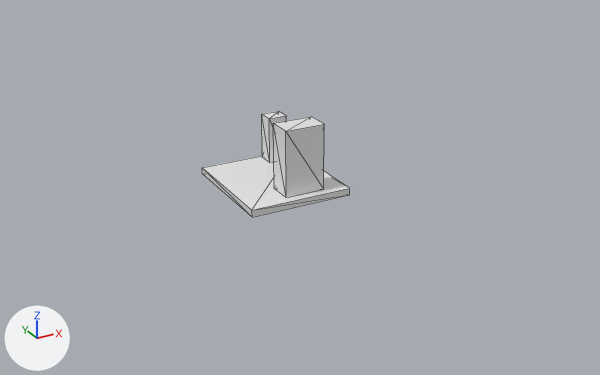
The glTF model level/level.glb: old version first, new version second.
The view is the same before and after, from a 50 mm lens placed at (-39.8, -82.5, 39.2), pointed at (2.1, -6.4, 1.1). The lights are fixed; the arrows at lower left show +X, +Y and +Z. The older version comes first. Mesh edges are drawn as thin lines. Where no turn or scale is listed for an object, it has been applied to the vertices. Vertices at exactly the same position are counted once.

Before the edit, the objects in view are built like this:
```python
me_cube_001 = bpy.data.meshes.new('Cube.001')
me_cube_001.from_pydata(...)  # a box spanning x -6.21..6.21, y -6.93..6.93, z -0.42..0.42
me_cube_002 = bpy.data.meshes.new('Cube.002')
me_cube_002.from_pydata(...)  # a box spanning x -2.4..2.4, y -1.48..1.48, z -3.94..3.94
# before: 1 (-2.4, -1.48, 3.94) at pixel (285, 131), 3 (-2.4, 1.48, 3.94) at pixel (273, 123), 5 (2.4, -1.48, 3.94) at pixel (324, 124), 7 (2.4, 1.48, 3.94) at pixel (311, 116)
me_cube_003 = bpy.data.meshes.new('Cube.003')
me_cube_003.from_pydata(...)  # a box spanning x -1.18..1.18, y -1.02..1.02, z -2.85..2.85
ob_cube = bpy.data.objects.new('Cube', me_cube_001)
ob_cube.location = (1.15, -1.69, 0.42)
ob_cube_001 = bpy.data.objects.new('Cube.001', me_cube_002)
ob_cube_001.location = (2.14, -6.05, 4.78)
ob_cube_002 = bpy.data.objects.new('Cube.002', me_cube_003)
ob_cube_002.location = (4.02, 3.71, 3.68)
```
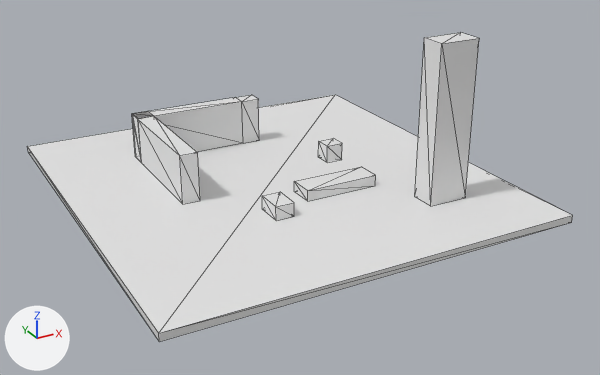
Pixel boxes (x1, y1, x2, y2) of what changed, in the pictures (600 x 375 px):
'Cube', rescaled
    before: (202, 156, 350, 217)
    after: (27, 95, 573, 342)
'Cube.001', reshaped, moved (25% wider, 112% taller)
    before: (273, 117, 324, 198)
    after: (415, 33, 479, 206)
'Cube.002', reshaped, moved
    before: (262, 111, 286, 163)
    after: (135, 95, 259, 152)
'Cube.003', added
    after: (132, 111, 200, 204)
'Cube.006', added
    after: (294, 167, 376, 201)
'Cube.005', added
    after: (262, 192, 294, 221)
'Cube.004', added
    after: (318, 138, 342, 163)
part 2 of me_cube_003, built on
    before: (262, 115, 270, 163)
    after: (135, 98, 243, 152)

What the commit changed:
me_cube_002 is used by ob_cube_001; location (2.14, -6.05, 4.78).
me_cube_002 had 8 vertices, 12 faces and spanned x -2.4..2.4, y -1.48..1.48, z -3.94..3.94.
me_cube_002 now has 8 vertices, 12 faces and spans x -2.4..2.4, y -1.48..1.48, z -3.94..14.07.
Part 1, on me_cube_002:
Vertices 1, 3, 5, 7 of me_cube_002 move by (0.0, 0.0, 10.13).
me_cube_003 is used by ob_cube_002; location (4.02, 3.71, 3.68).
me_cube_003 had 8 vertices, 12 faces and spanned x -1.18..1.18, y -1.02..1.02, z -2.85..2.85.
me_cube_003 now has 12 vertices, 20 faces and spans x -14.97..1.18, y -1.02..1.02, z -2.85..2.85.
Part 2, on me_cube_003:
2 faces are deleted.
4 vertices are added at (-14.97, 1.02, -2.85), (-14.97, -1.02, -2.85), (-14.97, -1.02, 2.85), (-14.97, 1.02, 2.85).
10 new faces join them.
Mesh me_cube_008 is new.
It is a box spanning x -4.49..4.49, y -1.53..1.53, z -0.64..0.64.
Mesh me_cube_007 is new.
It is a box spanning x -1.1..1.1, y -1.62..1.62, z -0.8..0.8.
Mesh me_cube_005 is new.
It is a box spanning x -1.0..1.0, y -1.0..1.0, z -1.0..1.0.
Mesh me_cube_004 is new.
It has 12 vertices, 20 faces and spans x -1.0..1.0, y -15.0..1.2, z -2.8..2.8.
Object 'Cube' (ob_cube) is rescaled from (1.0, 1.0, 1.0) to (3.73, 3.54, 1.0).
Object 'Cube.001' (ob_cube_001) moves from (2.14, -6.05, 4.78) to (14.88, -15.61, 4.78).
Object 'Cube.002' (ob_cube_002) moves from (4.02, 3.71, 3.68) to (4.02, 11.39, 3.68).
Object 'Cube.006' (ob_cube_006) is new; it shows me_cube_008.
Its location is (5.83, -7.98, 1.48).
Object 'Cube.005' (ob_cube_005) is new; it shows me_cube_007.
Its location is (-2.85, -10.56, 1.64).
Object 'Cube.004' (ob_cube_004) is new; it shows me_cube_005.
Its location is (7.01, -4.75, 4.22).
Object 'Cube.003' (ob_cube_003) is new; it shows me_cube_004.
Its location is (-9.99, 11.39, 3.68).
